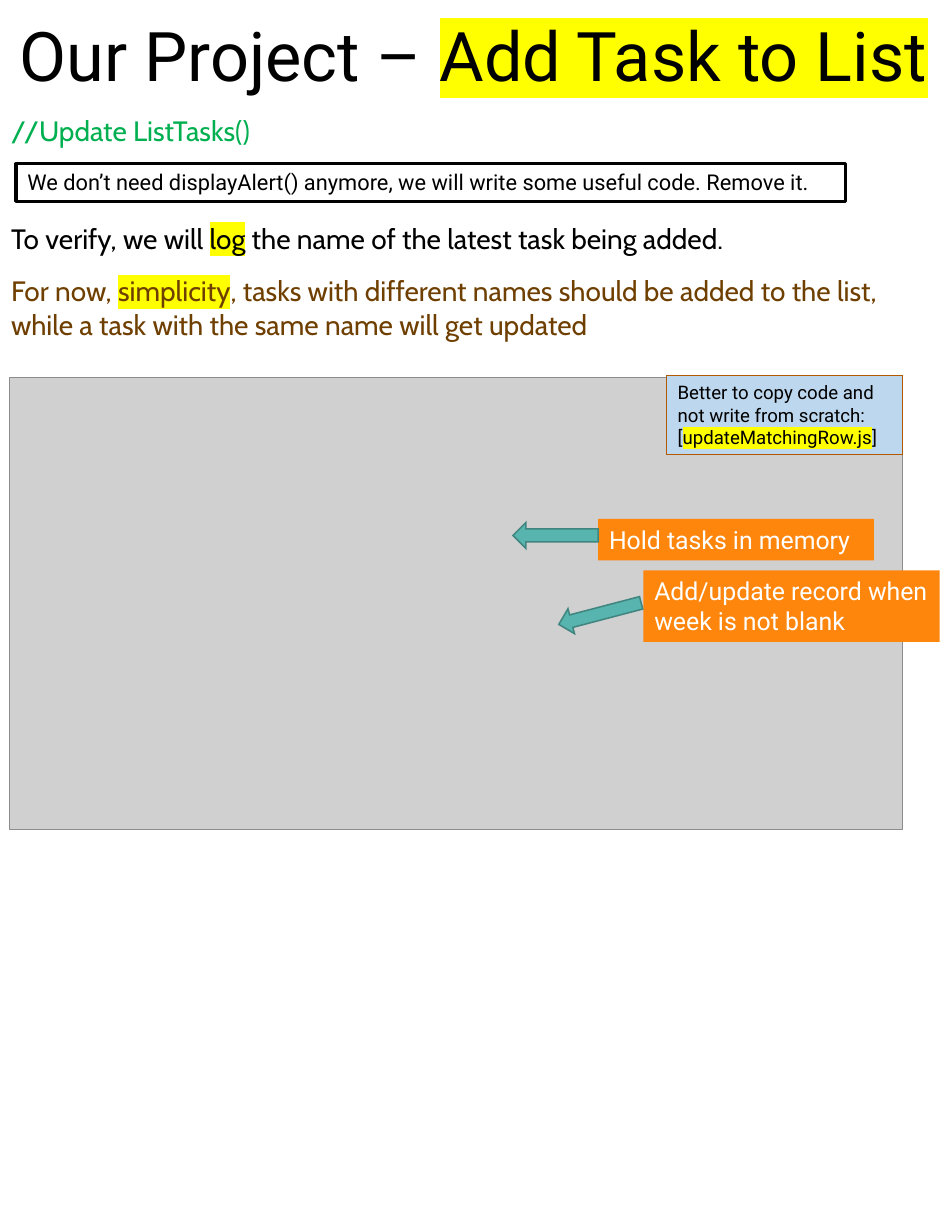
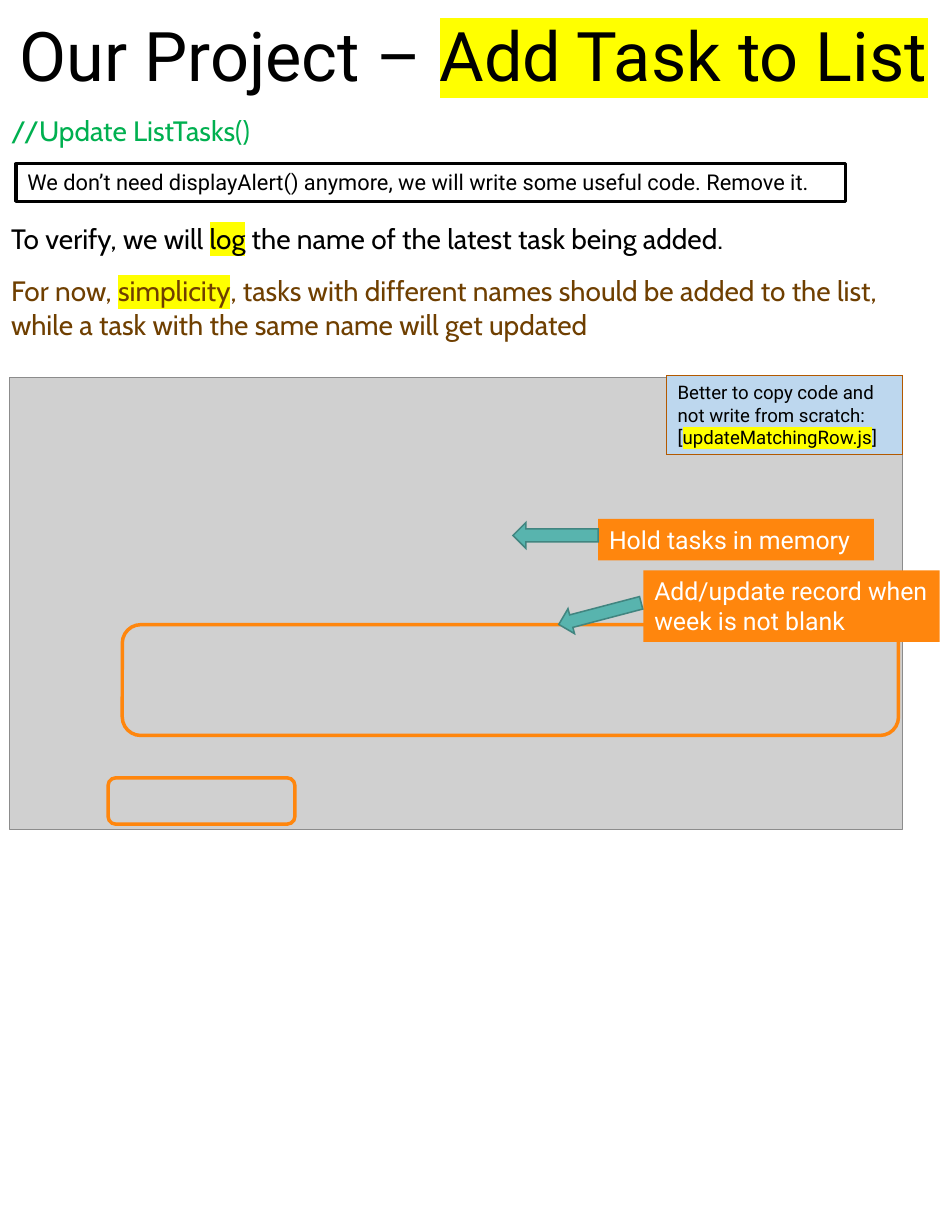
Before and after one commit to scorpion0511/mytracker, a slide deck: slide 58 of doc/React.pptx (slide 52 before the commit). Drawn at 952x1232 pixels with LibreOffice and Linux fonts; fonts in the diff are those of the drawing; grey boxes stand for pictures. Boxes give left, top, right and bottom in pixels: in the first picture for what was removed or moved away, otherwise in the second. Text is boxed around its words. In the diff, an @@ line names an element or a change of style, - is before the commit and + after.

```diff
--- a/doc/React.pptx
+++ b/doc/React.pptx
@@ rounded rectangle added at bbox=[122, 625, 898, 736], outline #FF860D 2.25 pt @@
@@ rounded rectangle added at bbox=[108, 777, 295, 823], outline #FF860D 2.25 pt @@
```
Also in this commit, not shown: 20 other slides changed, 10 slides added.
